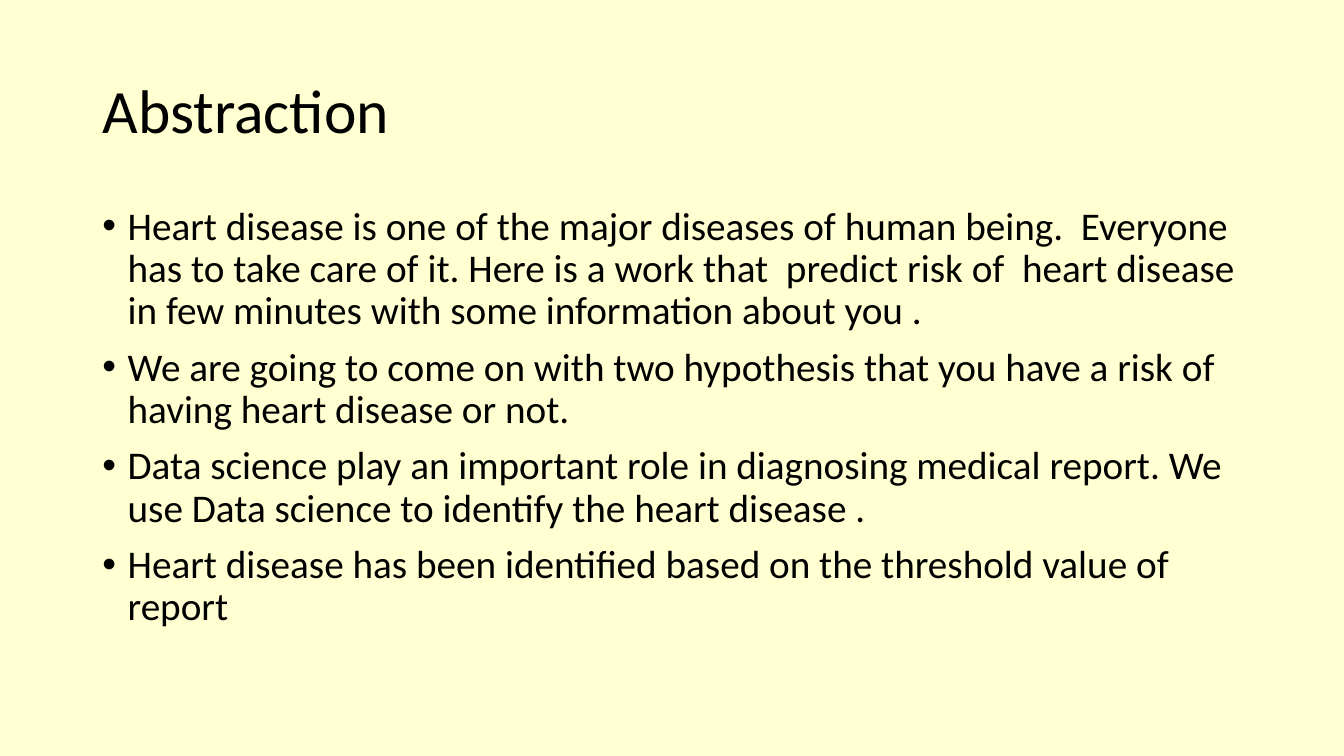
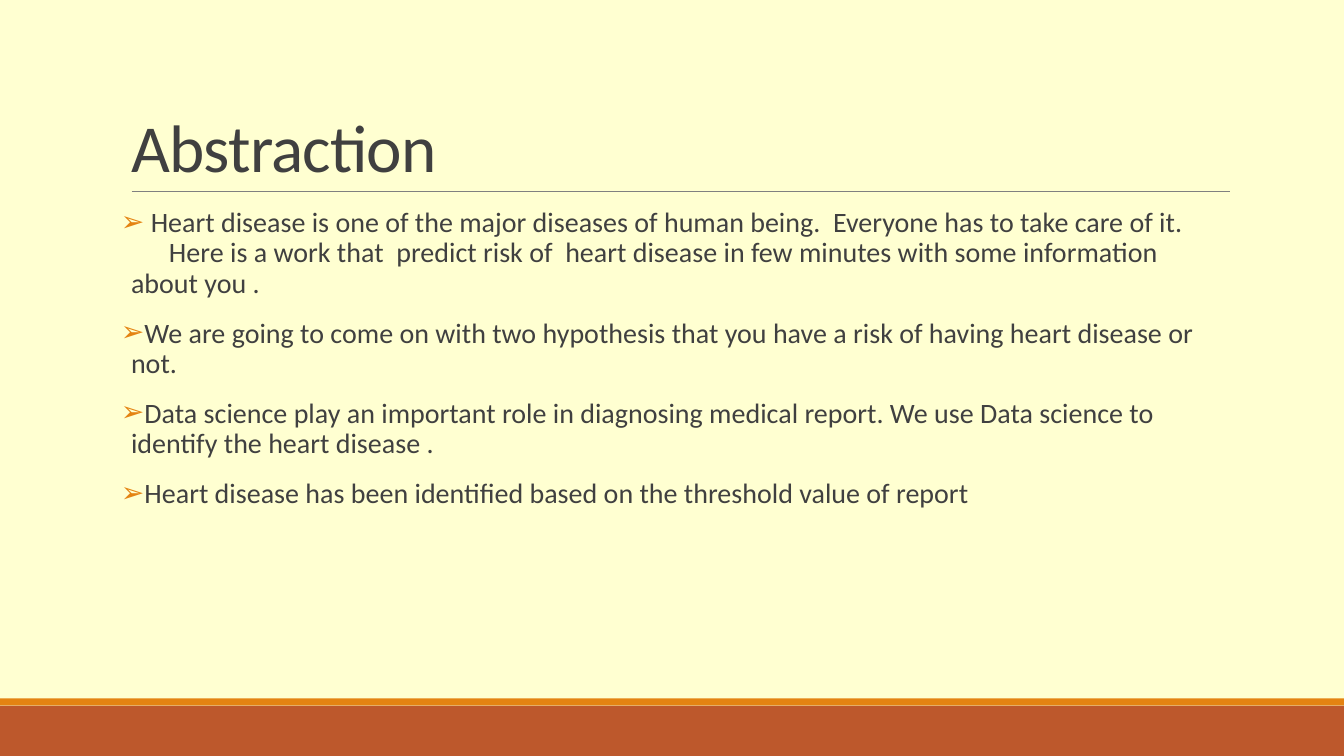
Before and after one commit to Mano181/Heart_Disease_Prediction, a slide deck: slide 3 of Heart Disease Prediction.pptx. Drawn at 1344x756 pixels with LibreOffice and Linux fonts; fonts in the diff are those of the drawing. Boxes give left, top, right and bottom in pixels: in the first picture for what was removed or moved away, otherwise in the second. Text is boxed around its words. In the diff, an @@ line names an element or a change of style, - is before the commit and + after.

```diff
--- a/Heart Disease Prediction.pptx
+++ b/Heart Disease Prediction.pptx
@@ title "Abstraction": place and size @@
-title "Abstraction" at (102,90,389,134)
+title "Abstraction" at (131,125,437,173)
@@ title "Abstraction" at (131,125,437,173): size 44 to 48 pt, text colour #000000 to #404040, letter spacing 0 to -0.5 pt; line spacing 0.9 to 0.85; vertical alignment middle to bottom @@
@@ text "Heart disease is one of ..." at (131,212,1193,508): size 28 to 20 pt, text colour #000000 to #404040; bullet • to ➢; more space between paragraphs @@
@@ line added from (132, 192) to (1231, 192), #808080 0.5 pt @@
@@ rectangle added at (0,706,1344,756), fill #BD582C @@
@@ rectangle added at (0,699,1344,706), fill #E48312 @@
```
Also in this commit, not shown: 3 other slides changed, 1 slide added.
